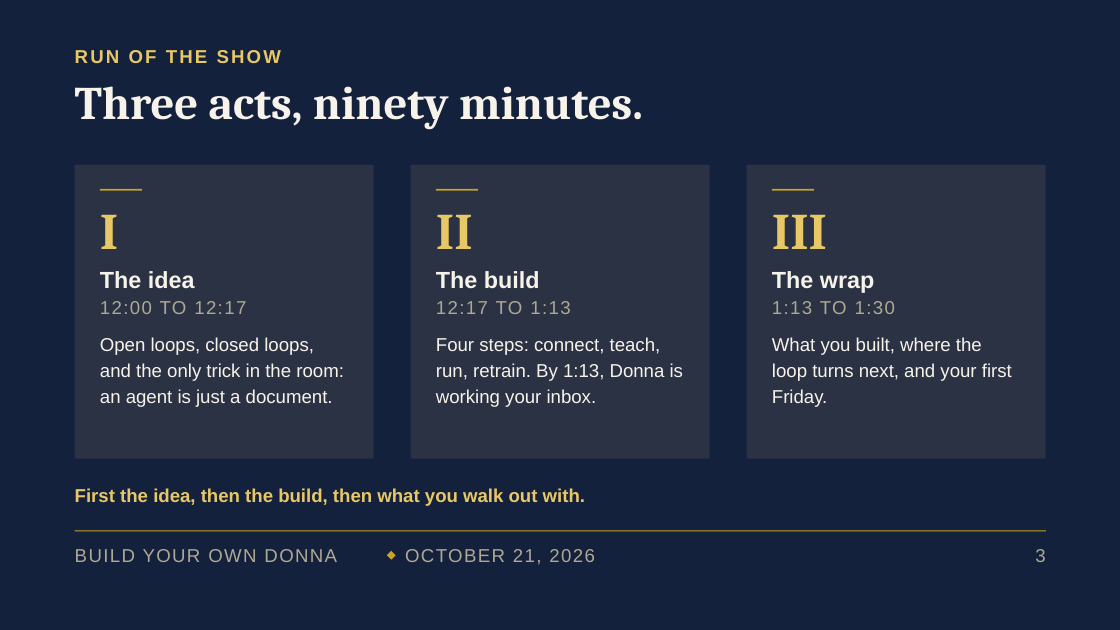
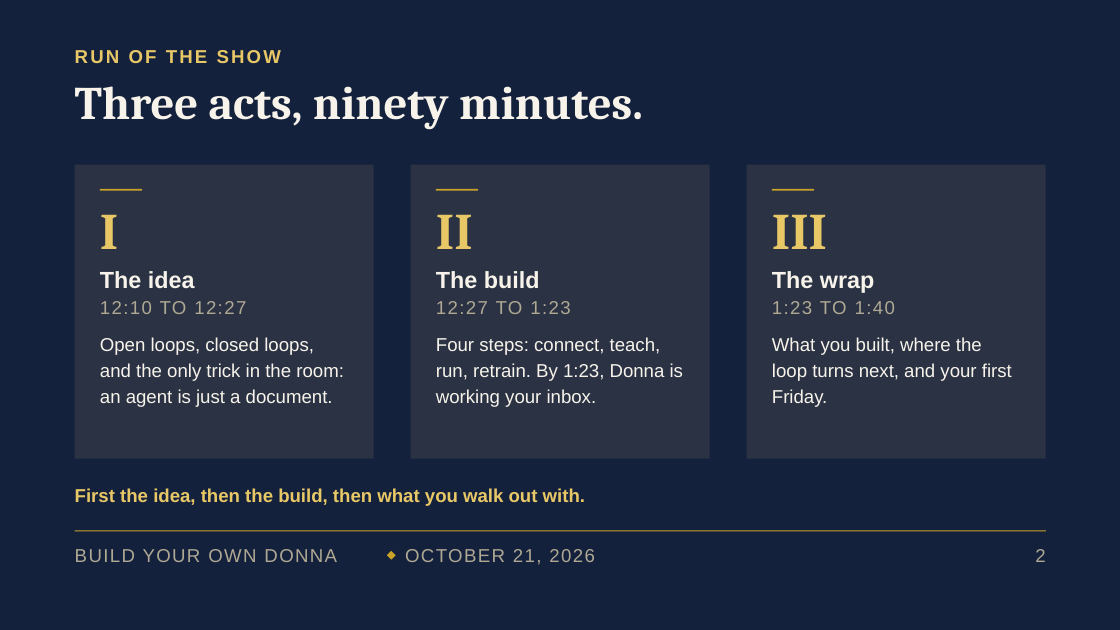
Before and after one commit to denisekgosnell/Donna, a slide deck: slide 2 of decks/build-your-own-donna-v3.pptx (slide 3 before the commit). Drawn at 1120x630 pixels with LibreOffice and Linux fonts; fonts in the diff are those of the drawing. Boxes give left, top, right and bottom in pixels: in the first picture for what was removed or moved away, otherwise in the second. Text is boxed around its words. In the diff, an @@ line names an element or a change of style, - is before the commit and + after.

```diff
--- a/decks/build-your-own-donna-v3.pptx
+++ b/decks/build-your-own-donna-v3.pptx
@@ text at [100, 301, 246, 314]: text changed @@
-12:00 TO 12:17
+12:10 TO 12:27
@@ text at [436, 301, 570, 314]: text changed @@
-12:17 TO 1:13
+12:27 TO 1:23
@@ text at [772, 301, 895, 314]: text changed @@
-1:13 TO 1:30
+1:23 TO 1:40
@@ text at [436, 337, 683, 407]: text changed @@
-Four steps: connect, teach, run, retrain. By 1:13, Donna is working your inbox.
+Four steps: connect, teach, run, retrain. By 1:23, Donna is working your inbox.
@@ text at [1035, 549, 1045, 562]: text changed @@
-3
+2
```
Also in this commit, not shown: 17 other slides changed, 11 other files.
